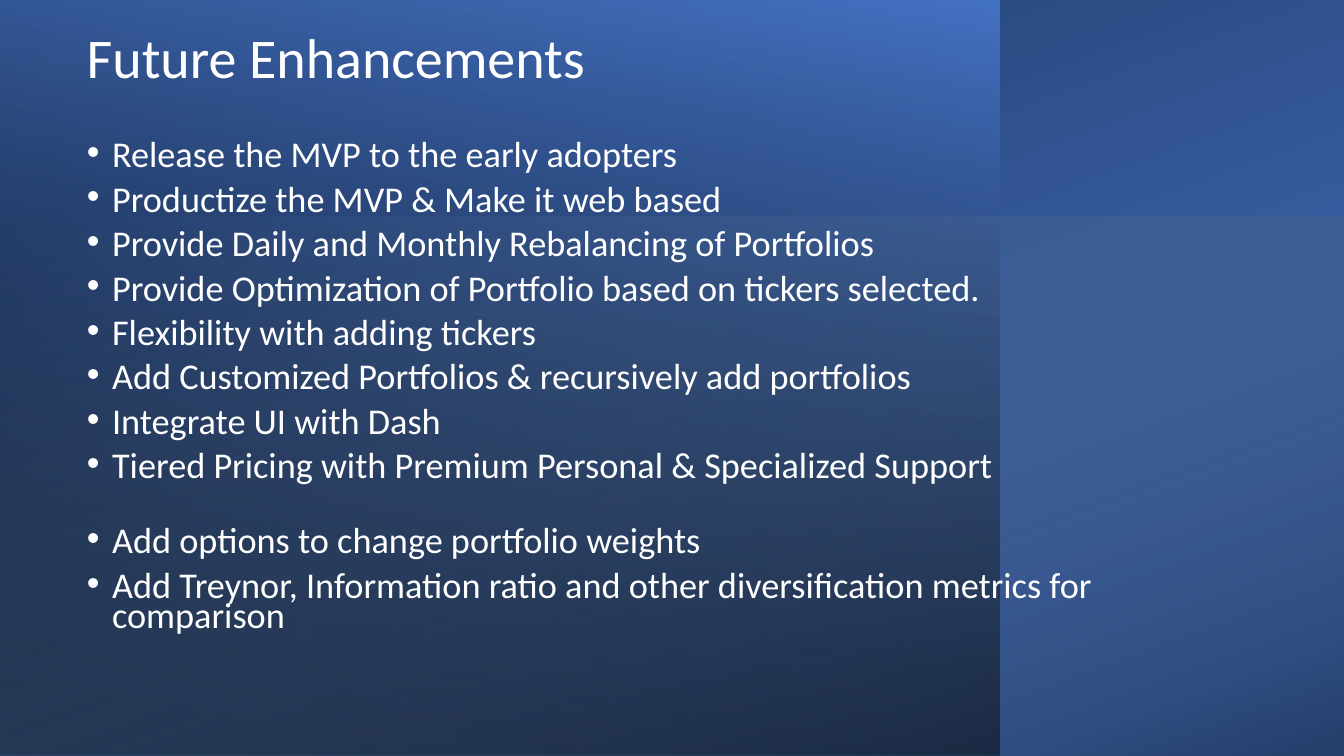
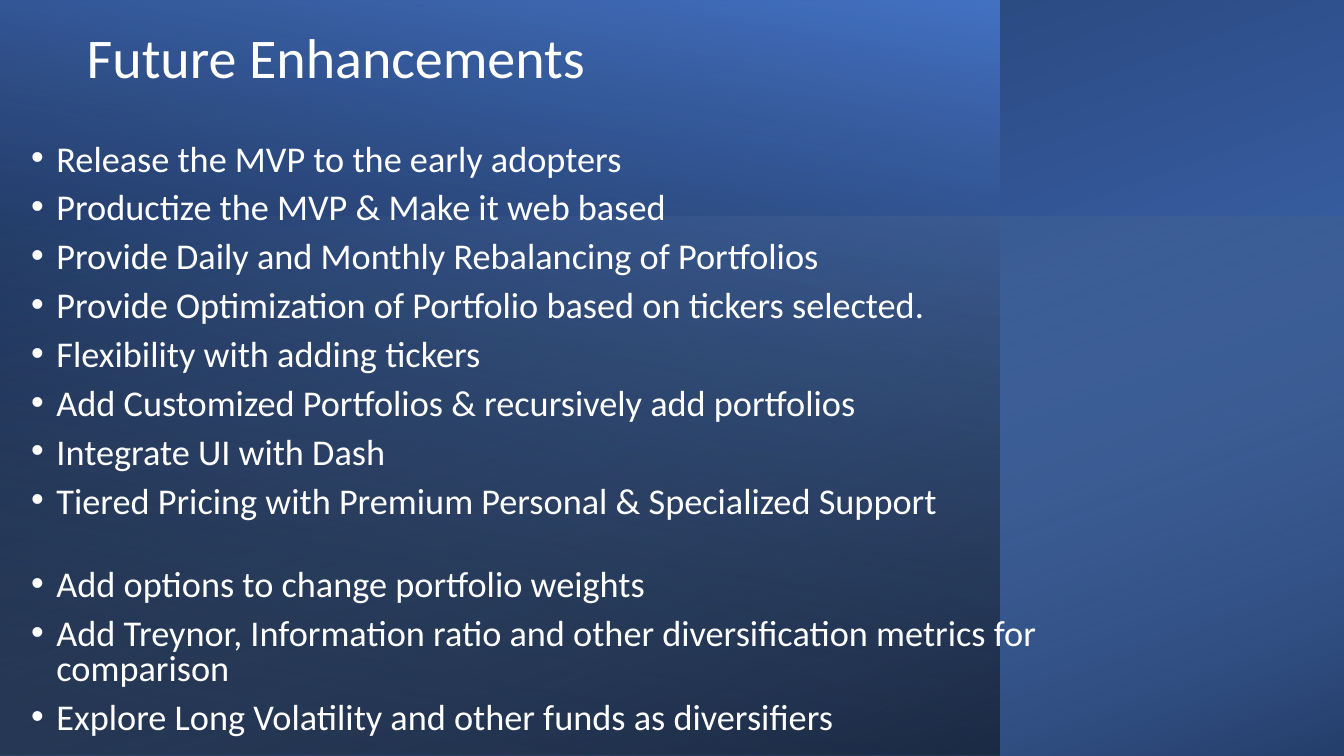
Before and after one commit to sangramsinghg/portfolio_diversifier, a slide deck: slide 17 of Portfolio_Diversifier.pptx. Drawn at 1344x756 pixels with LibreOffice and Linux fonts; fonts in the diff are those of the drawing. Boxes give left, top, right and bottom in pixels: in the first picture for what was removed or moved away, otherwise in the second. Text is boxed around its words. In the diff, an @@ line names an element or a change of style, - is before the commit and + after.

```diff
--- a/Portfolio_Diversifier.pptx
+++ b/Portfolio_Diversifier.pptx
@@ text "Release the MVP to the ...": place and size @@
-text "Release the MVP to the ..." at (112, 142, 1091, 634)
+text "Release the MVP to the ..." at (56, 147, 1036, 737)
@@ text at (56, 147, 1036, 687): line spacing 0.7 to 0.8 @@
@@ text at (56, 704, 833, 737): paragraph added @@
+• Explore Long Volatility and other funds as diversifiers
```
Also in this commit, not shown: 3 other slides changed.
